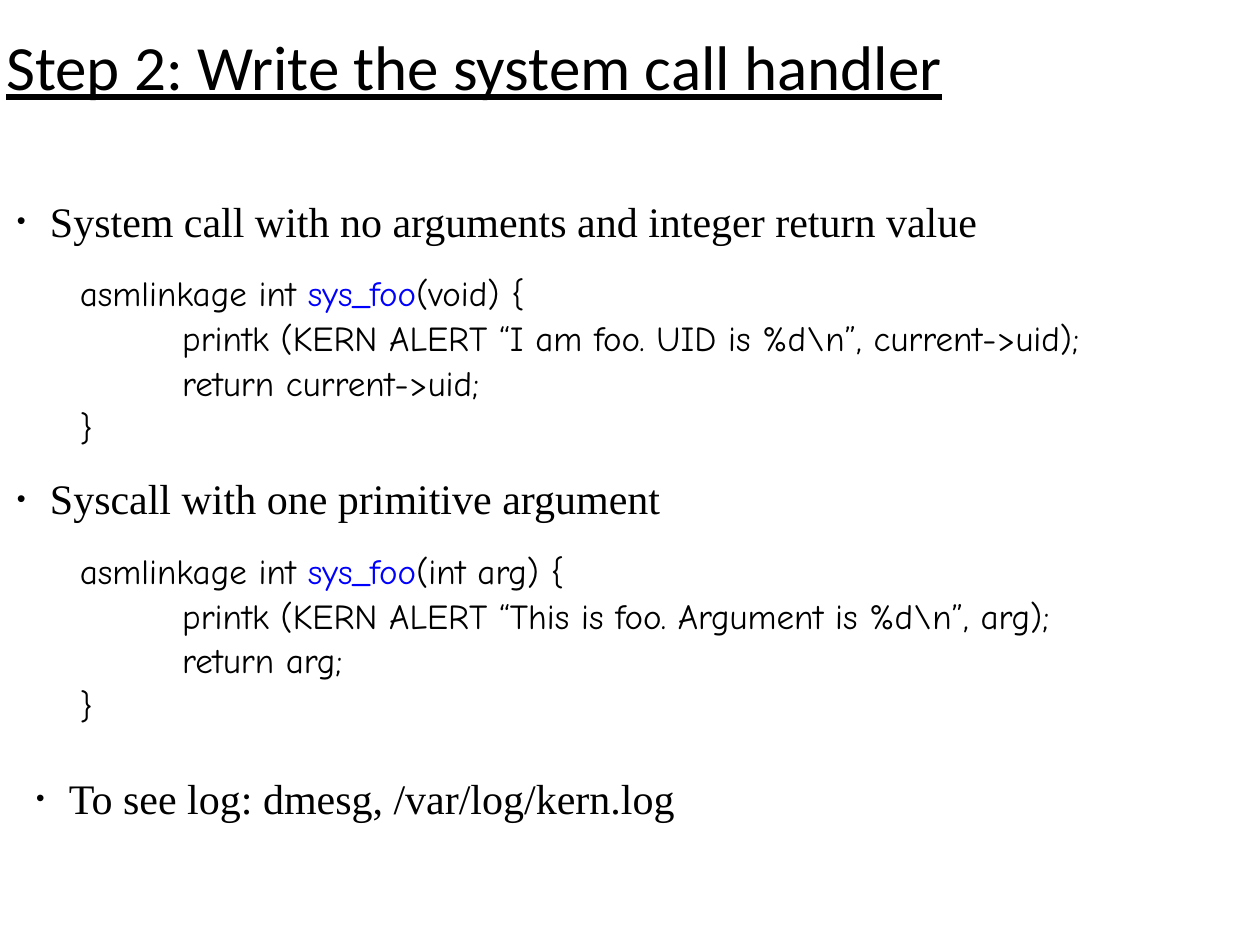
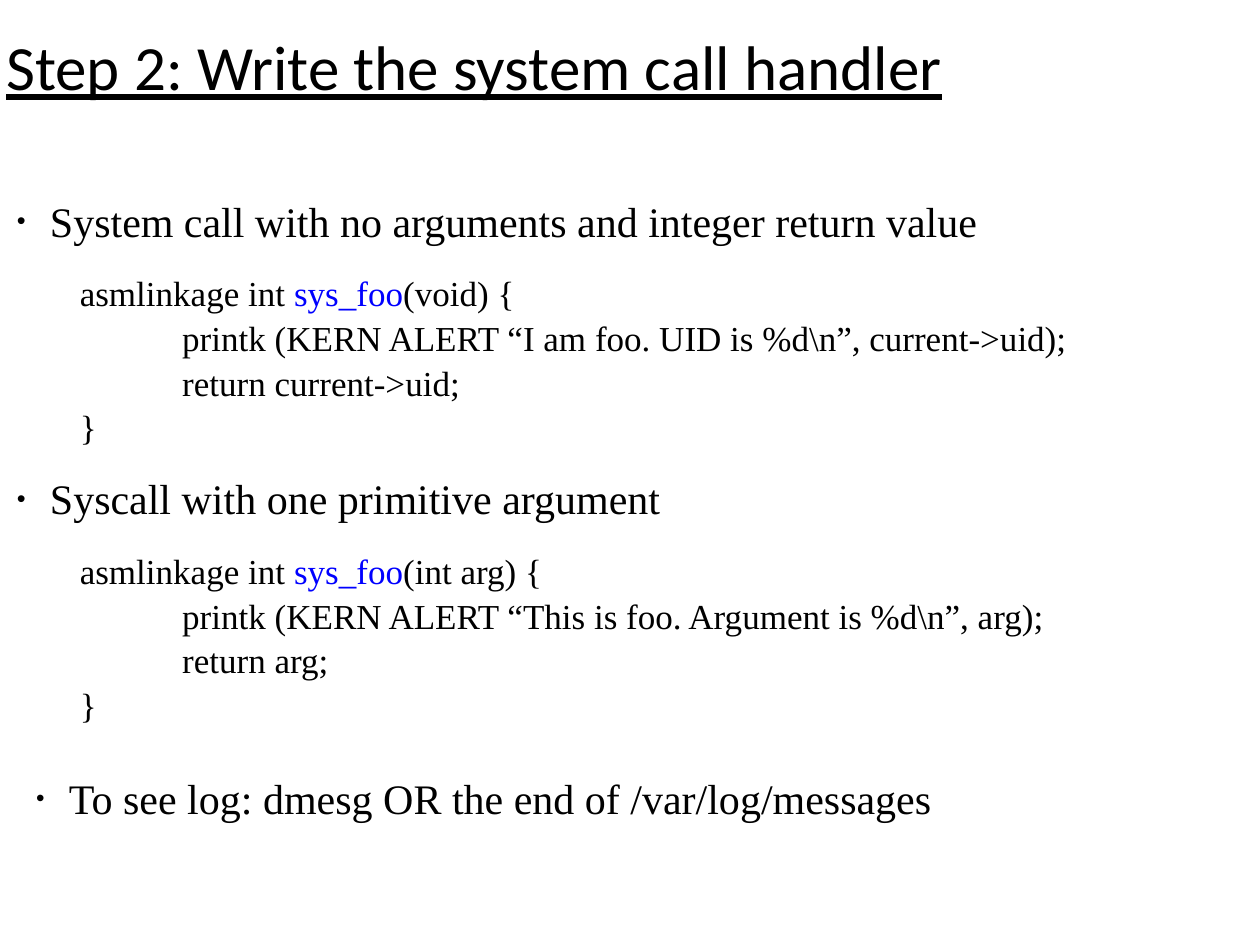
Before and after one commit to oscourse/oscourse.github.io, a slide deck: slide 8 of slides/system_calls.pptx (slide 9 before the commit). Drawn at 1260x945 pixels with LibreOffice and Linux fonts; fonts in the diff are those of the drawing. Boxes give left, top, right and bottom in pixels: in the first picture for what was removed or moved away, otherwise in the second. Text is boxed around its words. In the diff, an @@ line names an element or a change of style, - is before the commit and + after.

```diff
--- a/slides/system_calls.pptx
+++ b/slides/system_calls.pptx
@@ text at (80,281,1066,681): font Comic Neue to Times New Roman in "asmlinkage int sys_foo(void) {", "printk (KERN ALERT “I am foo. UID ...", "return current->uid;", "}" and 4 more places @@
@@ text at (69,784,931,823): text changed @@
-• To see log: dmesg, /var/log/kern.log
+• To see log: dmesg OR the end of /var/log/messages
```
Also in this commit, not shown: 7 other slides changed, 1 slide removed, 9 other files.
